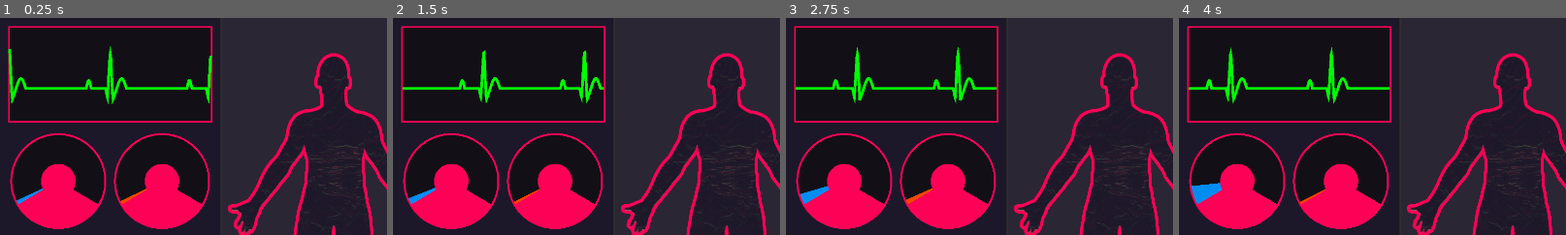
Above: before the commit, frames 1-4 (left to right).
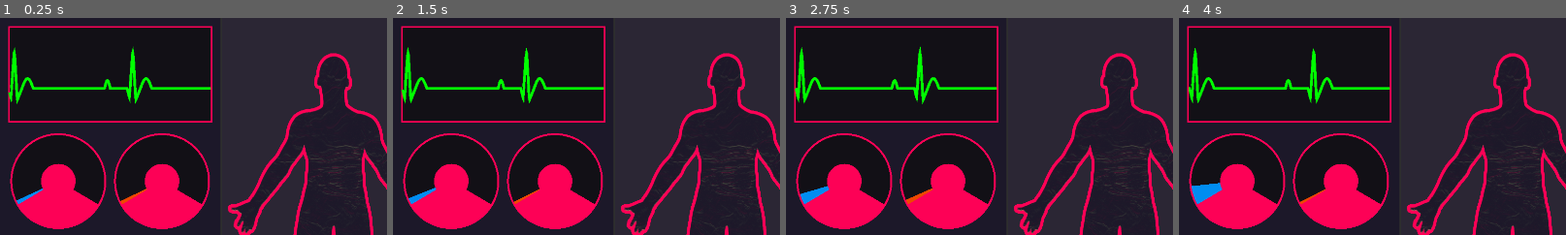
Above: after the commit, the same moments.

Repository: aaronrjackson/ripperdoc
Game: Godot game, scene res://main.tscn
Same seed, same stepped clock (60 frames per second), same inputs: the game is played once before the commit and once after it.
Inputs:
- Up to frame 1 (0.25 s): no input
- Up to frame 2 (1.5 s): tap Enter at 0.5, 0.6 s; hold Right 0.53-1.28 s; hold Down from 1.28 s (still down); tap Keypad Enter at 1.35 s
- Up to frame 3 (2.75 s): release Down at 2.03 s; hold Right from 2.03 s (still down); tap C at 2.1 s
- Up to frame 4 (4 s): release Right at 2.78 s; hold Up 2.78-3.53 s; tap Backspace at 2.85 s; hold Left from 3.53 s (still down); tap Enter at 3.6 s
The pictures show only the part of the screen within x 0-50%, y 0-50%; the shares and areas given below are measured in that part.

The runs differ from the first frame. In frame 1, 2.0% of the frame differs, in the area x 2-55%, y 12-40%; in frame 2, 2.2%, in the area x 2-54%, y 13-40%; in frame 3, 2.2%; in frame 4, 2.1%.

Commit message:
fixed brainwaves leaking

Diff:
--- a/minigames/brainwaves.gd
+++ b/minigames/brainwaves.gd
@@ -1,12 +1,3 @@
 extends Control
 
 @export var commands: Array[String] = ["wave"]
-
-# Called when the node enters the scene tree for the first time.
-func _ready() -> void:
-	pass # Replace with function body.
-
-
-# Called every frame. 'delta' is the elapsed time since the previous frame.
-func _process(delta: float) -> void:
-	pass
--- a/minigames/brainwaves.tscn
+++ b/minigames/brainwaves.tscn
@@ -15,6 +15,8 @@
 anchor_bottom = 1.0
 grow_horizontal = 2
 grow_vertical = 2
+size_flags_horizontal = 4
+size_flags_vertical = 4
 script = ExtResource("1_ijdx2")
 
 [node name="BadWave" type="Panel" parent="." unique_id=1188995265]
--- a/terminal.gd
+++ b/terminal.gd
@@ -339,7 +339,7 @@
 							return
 
 						# otherwise minigame exists
-						var minigame_panel = get_tree().root.get_node("main/Panel/HBoxContainer/VBoxContainer/Minigame") # adjust path to match your scene
+						var minigame_panel = get_tree().root.get_node("main/Panel/HBoxContainer/VBoxContainer/Minigame/Panel/MarginContainer/Panel/MarginContainer/GamePanel") # adjust path to match your scene
 
 						var minigame: Node = driver.minigame_scene.instantiate()
 						minigame_panel.add_child(minigame)
--- a/vitals/rhythm_graph.gd
+++ b/vitals/rhythm_graph.gd
@@ -1,8 +1,8 @@
 extends Control
 
-@export var speed := 6
+@export var speed := 5
 @export var amp_scale := -1.4
-@export var cycles_visible := 2 # how many heartbeat cycles fit on screen at once
+@export var cycles_visible := 1.7 # how many heartbeat cycles fit on screen at once
 @export var is_flat := false
 @export var is_vfib := false
 const POINT_COUNT := 500  # more points = smoother curve (ish)
Not shown, changed: minigames/brainwaves.gd.uid
Not shown: 1 places in minigames/brainwaves.tscn that only renumber resources
